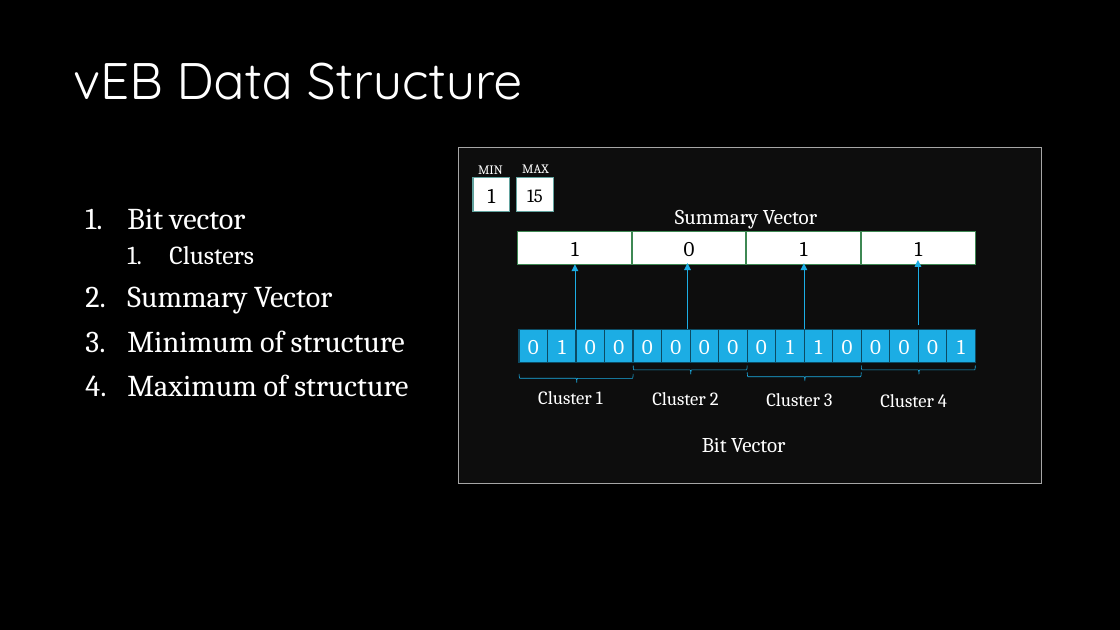
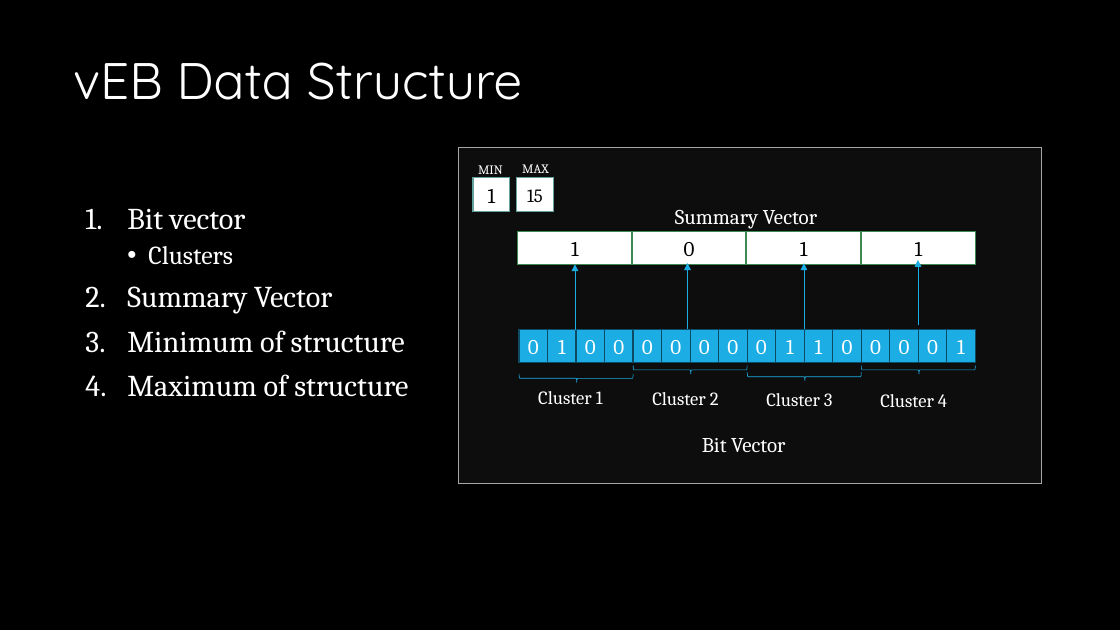
Before and after one commit to drdholu/van-Emde-Boas, a slide deck: slide 3 of vEB Allocation Framework.pptx. Drawn at 1120x630 pixels with LibreOffice and Linux fonts; fonts in the diff are those of the drawing. Boxes give left, top, right and bottom in pixels: in the first picture for what was removed or moved away, otherwise in the second. Text is boxed around its words. In the diff, an @@ line names an element or a change of style, - is before the commit and + after.

```diff
--- a/vEB Allocation Framework.pptx
+++ b/vEB Allocation Framework.pptx
@@ text at [148, 246, 233, 265]: bullet 1. to • @@
```
Also in this commit, not shown: 2 other slides changed, 8 other files.
